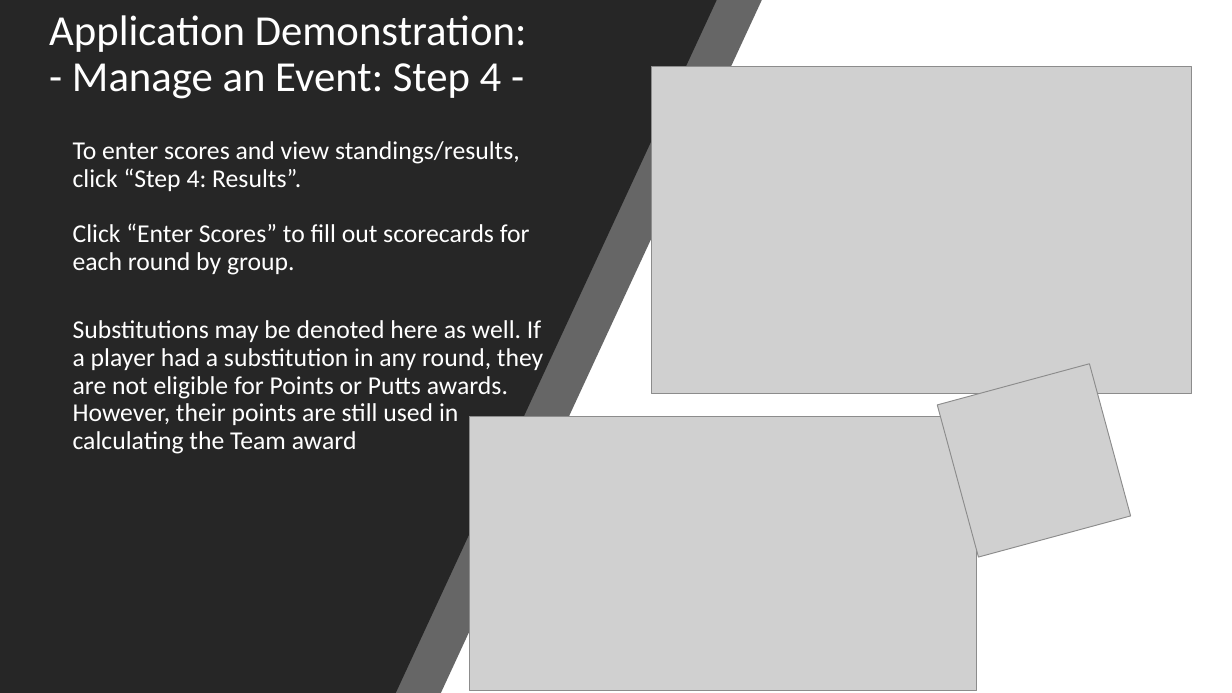
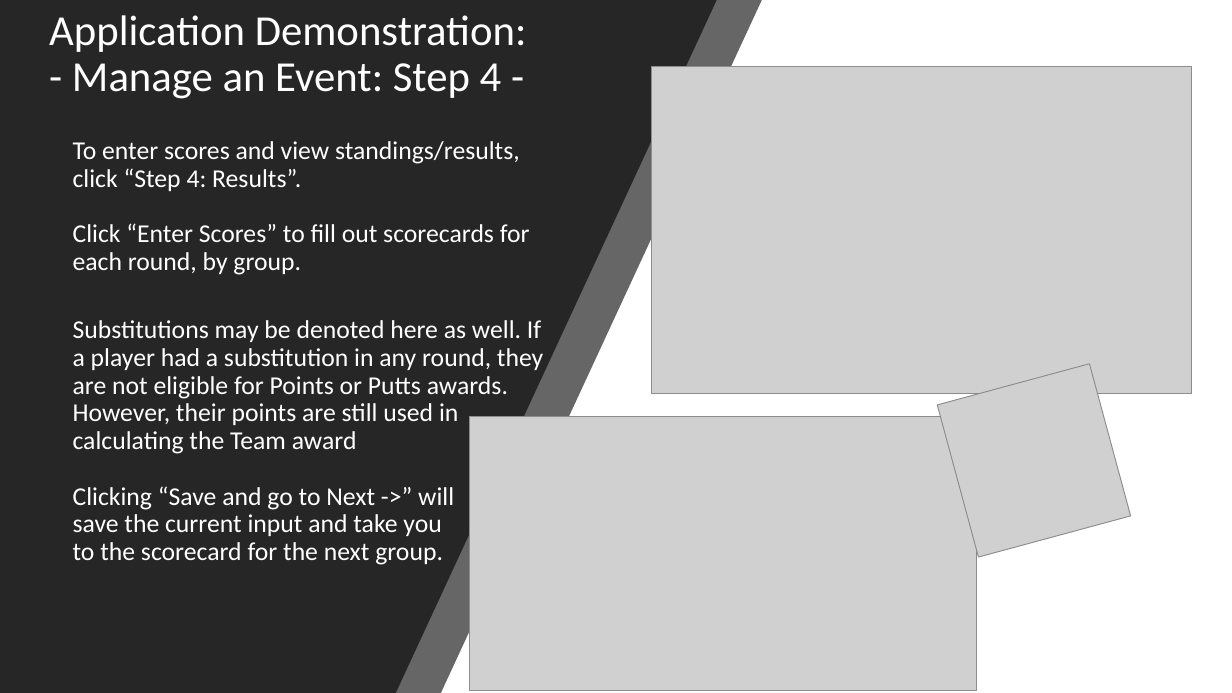
Before and after one commit to dustinfast/TeamPlayTracker, a slide deck: slide 7 of InstructionManual/TeamPlayTrackerHowTo.pptx (slide 15 before the commit). Drawn at 1232x693 pixels with LibreOffice and Linux fonts; fonts in the diff are those of the drawing; grey boxes stand for pictures. Boxes give left, top, right and bottom in pixels: in the first picture for what was removed or moved away, otherwise in the second. Text is boxed around its words. In the diff, an @@ line names an element or a change of style, - is before the commit and + after.

```diff
--- a/InstructionManual/TeamPlayTrackerHowTo.pptx
+++ b/InstructionManual/TeamPlayTrackerHowTo.pptx
@@ text at (73,141,543,565): text changed @@
-To enter scores and view standings/results, click “Step 4: Results”.
-Click “Enter Scores” to fill out scorecards for each round by group.
-Substitutions may be denoted here as well. If a player had a substitution in any round, they are not eligible for Points or Putts awards. However, their points are still used in
-calculating the Team award
+To enter scores and view standings/results, click “Step 4: Results”.
+Click “Enter Scores” to fill out scorecards for each round, by group.
+Substitutions may be denoted here as well. If a player had a substitution in any round, they are not eligible for Points or Putts awards. However, their points are still used in
+calculating the Team award
+Clicking “Save and go to Next ->” will
+save the current input and take you
+to the scorecard for the next group.
```
Also in this commit, not shown: 7 other slides changed, 8 slides removed.
